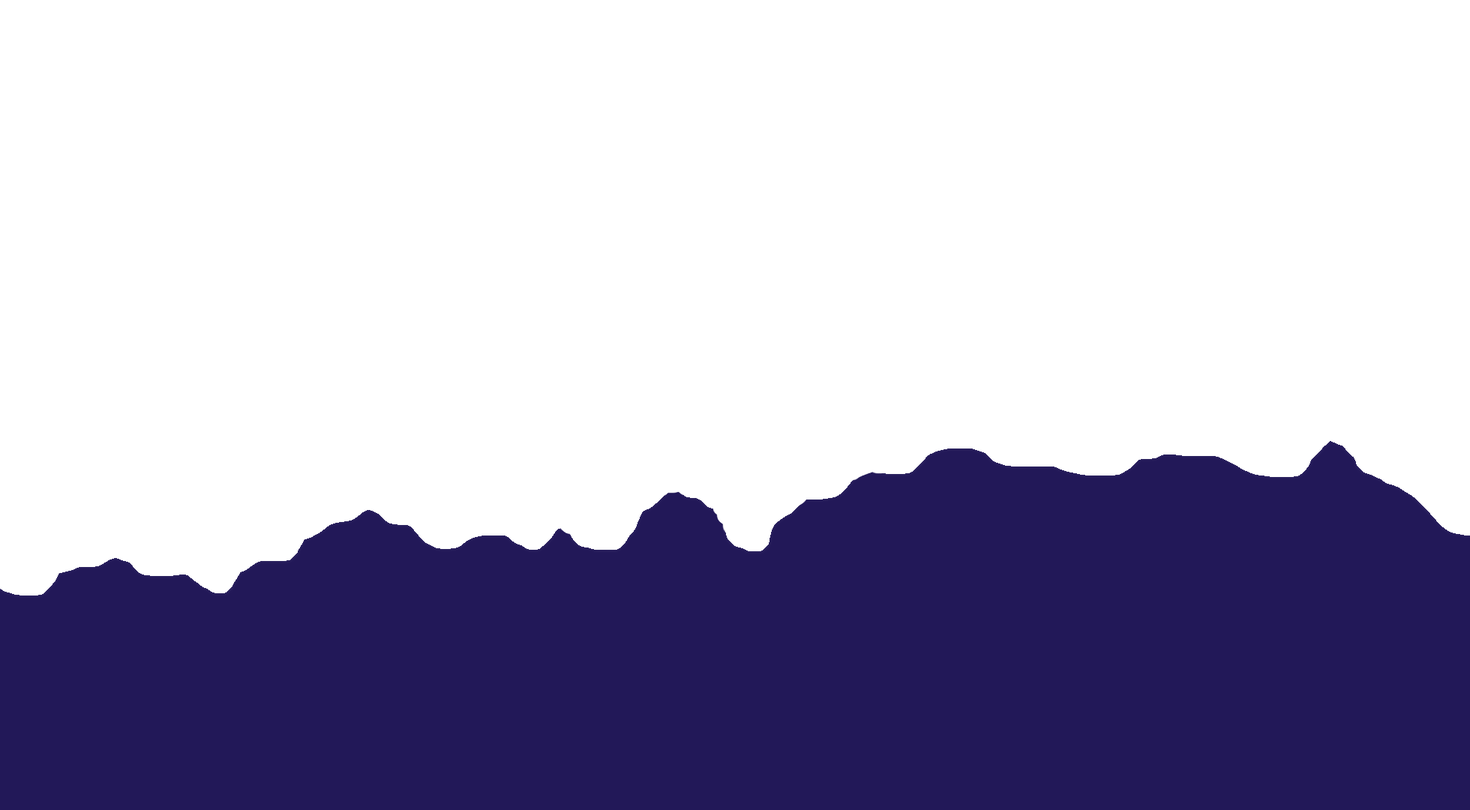
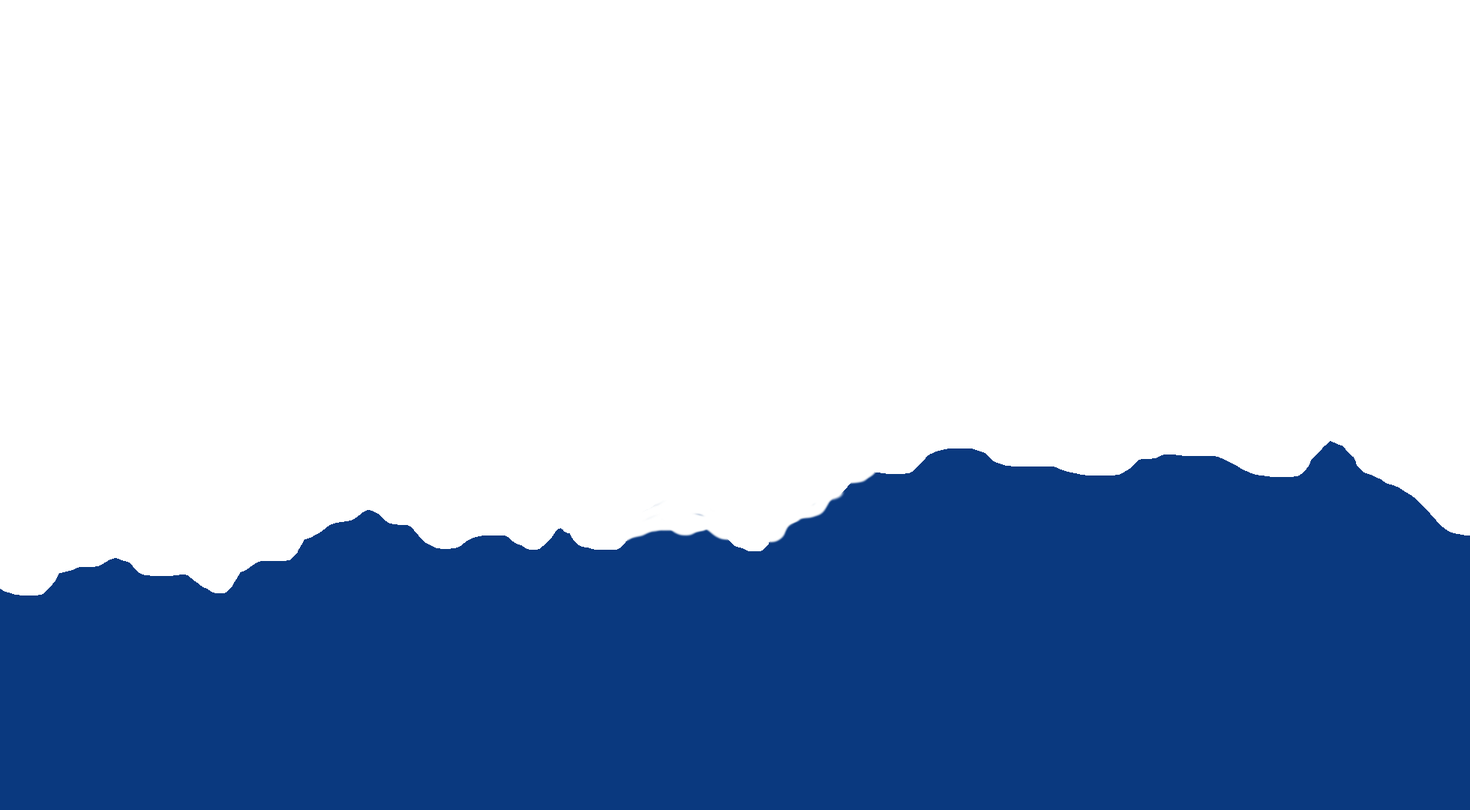
Layered file, before and after one edit (w=1470, h=810). Changes by layer:
painted on "Background" over box(0, 441, 1470, 810)
